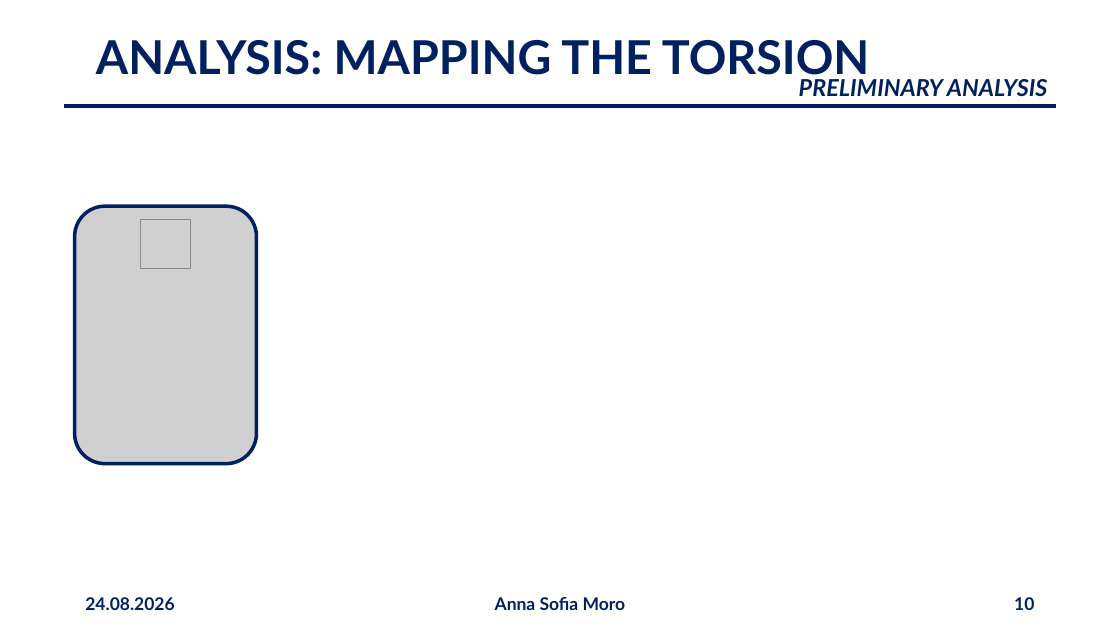
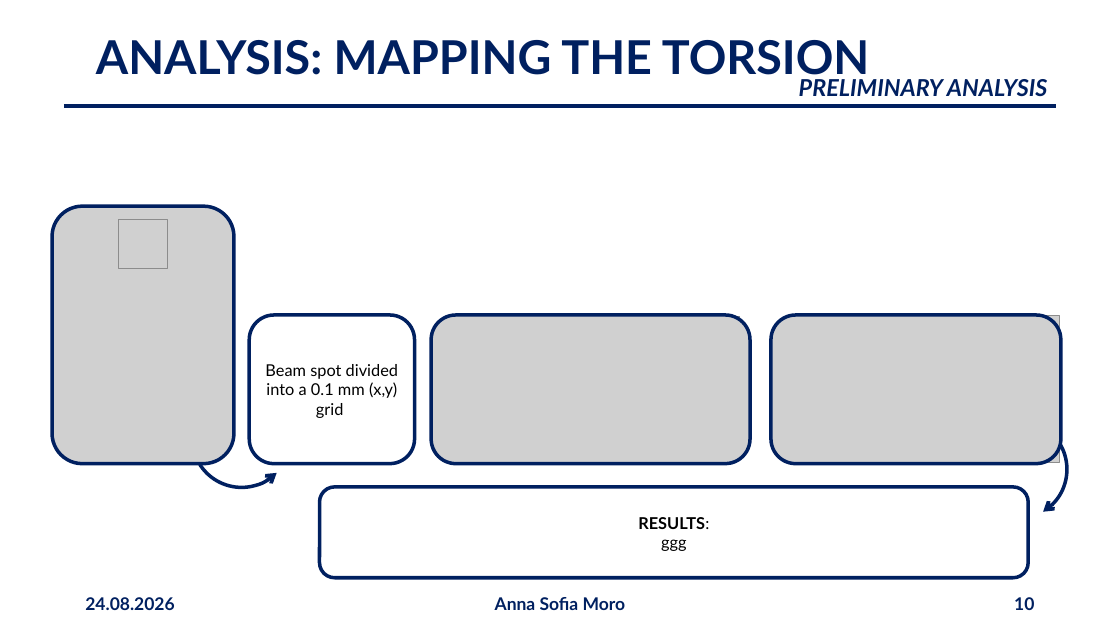
Before and after one commit to annaasofia/tesi, a slide deck: slide 10 of slides/presentazione2408.pptx. Drawn at 1120x630 pixels with LibreOffice and Linux fonts; fonts in the diff are those of the drawing; grey boxes stand for pictures. Boxes give left, top, right and bottom in pixels: in the first picture for what was removed or moved away, otherwise in the second. Text is boxed around its words. In the diff, an @@ line names an element or a change of style, - is before the commit and + after.

```diff
--- a/slides/presentazione2408.pptx
+++ b/slides/presentazione2408.pptx
@@ picture: place and size @@
-picture at box(75, 206, 257, 464)
+picture at box(52, 206, 234, 464)
@@ picture: place and size @@
-picture at box(141, 219, 191, 269)
+picture at box(118, 219, 168, 269)
@@ rounded rectangle added at box(250, 315, 415, 464), outline #002060 3 pt, 14 pt, text #000000 @@
+Beam spot divided into a 0.1 mm (x,y) grid
@@ picture added at box(431, 315, 750, 464) @@
@@ picture added at box(550, 317, 749, 463) @@
@@ rectangle added at box(741, 306, 760, 334), fill #FFFFFF, outline #FFFFFF 1.5 pt @@
@@ picture added at box(771, 315, 1061, 464) @@
@@ picture added at box(882, 316, 1060, 462) @@
@@ arc (boxed as its full ellipse) added at box(172, 368, 312, 508), outline #002060 3 pt @@
@@ arc (boxed as its full ellipse) added at box(958, 410, 1077, 529), outline #002060 3 pt @@
@@ rectangle added at box(739, 446, 758, 475), fill #FFFFFF, outline #FFFFFF 1.5 pt @@
@@ rounded rectangle added at box(319, 487, 1028, 578), outline #002060 3 pt, 14 pt, text #000000, bold @@
+RESULTS:
+ggg
```
Also in this commit, not shown: 15 other slides changed, 1 slide added, 8 slides removed.
